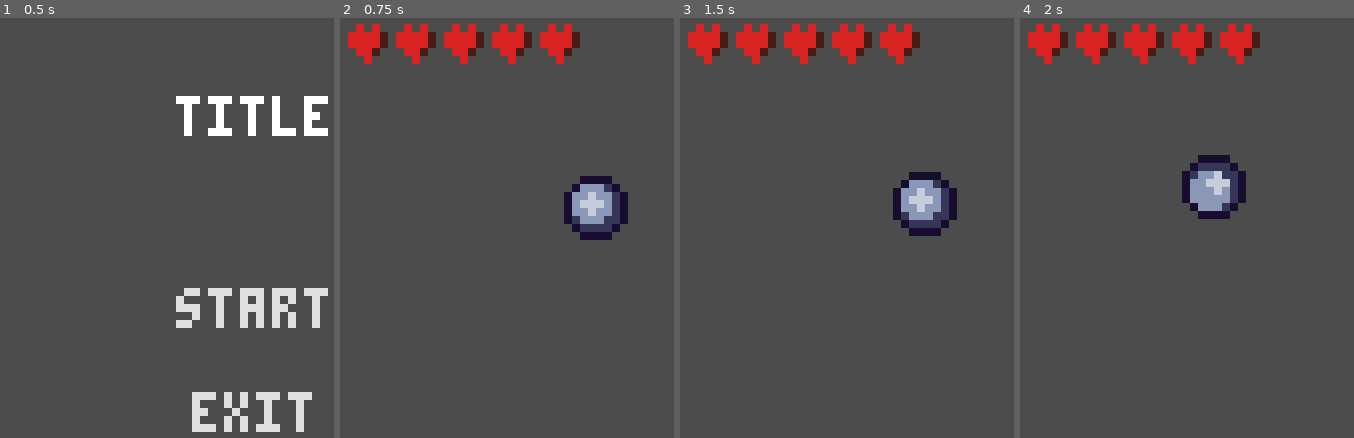
Above: before the commit, frames 1-4 (left to right).
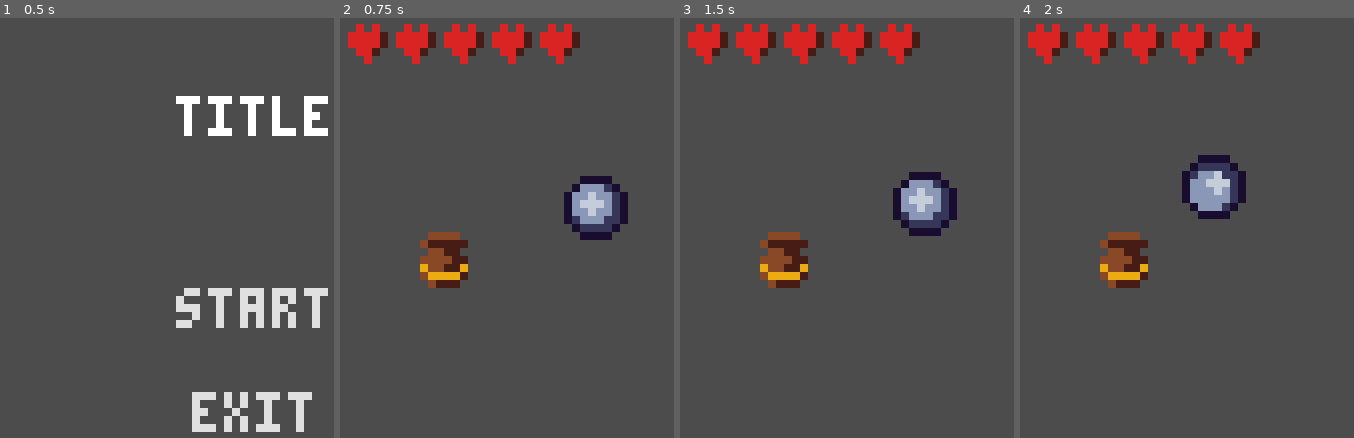
Above: after the commit, the same moments.

Repository: svntax/LowRezJam2020
Game: Godot game, scene res://Main.tscn
Same seed, same stepped clock (60 frames per second), same inputs: the game is played once before the commit and once after it.
Inputs (mouse positions are in pixels of both pictures, inside the frame that each line leads up to):
- Up to frame 1 (0.5 s): no input
- Up to frame 2 (0.75 s): click "START" at 0.5 s
- Up to frame 3 (1.5 s): tap Enter at 1.25 s; move the mouse to (outside the picture) at 1.27 s; click (outside the picture) at 1.35 s
- Up to frame 4 (2 s): no input

Frame 1 is identical in both runs. In frame 2, 1.6% of the frame differs, in the area x 23-39%, y 50-65%; in frame 3, 1.6%; in frame 4, 1.6%.

Commit message:
Added breakable pots with shatter effect.

Diff:
--- /dev/null
+++ b/Environment/Pots/Pot.gd
@@ -0,0 +1,39 @@
+extends KinematicBody2D
+
+const PotNormalShard = preload("res://Environment/Pots/PotNormalShard.tscn")
+
+const STOP_THRESHOLD = 0.0015
+onready var damping = 0.95
+onready var velocity : Vector2 = Vector2()
+onready var reflected_velocity : Vector2 = Vector2()
+
+onready var sprite_normal = $Pot
+onready var sprite_broken = $Broken
+onready var collision_shape = $Collision
+
+func _physics_process(_delta):
+	var collision = move_and_collide(velocity + reflected_velocity)
+	if collision:
+		velocity = velocity.bounce(collision.normal)
+
+	velocity *= damping
+
+	if velocity.length() <= STOP_THRESHOLD:
+		velocity.x = 0
+		velocity.y = 0
+
+	if reflected_velocity.length() > 0:
+		reflected_velocity = reflected_velocity.linear_interpolate(Vector2.ZERO, 0.12)
+
+func set_velocity(vel : Vector2) -> void:
+	velocity = vel
+
+func shatter() -> void:
+	# TODO: loot drop
+	sprite_normal.hide()
+	collision_shape.disabled = true
+	for i in range(2):
+		var shard = PotNormalShard.instance()
+		add_child(shard)
+		var vel = Vector2(0.7, 0).rotated(rand_range(0, 2*PI))
+		shard.set_velocity(vel)
--- /dev/null
+++ b/Environment/Pots/PotNormal.tscn
@@ -0,0 +1,23 @@
+[gd_scene load_steps=5 format=2]
+
+[ext_resource path="res://Environment/Pots/pot_brown.png" type="Texture" id=1]
+[ext_resource path="res://Environment/Pots/Pot.gd" type="Script" id=2]
+[ext_resource path="res://Environment/Pots/pot_brown_broken.png" type="Texture" id=3]
+
+[sub_resource type="RectangleShape2D" id=1]
+extents = Vector2( 3, 3.5 )
+
+[node name="PotNormal" type="KinematicBody2D" groups=[
+"Pots",
+]]
+script = ExtResource( 2 )
+
+[node name="Broken" type="Sprite" parent="."]
+texture = ExtResource( 3 )
+
+[node name="Pot" type="Sprite" parent="."]
+texture = ExtResource( 1 )
+
+[node name="Collision" type="CollisionShape2D" parent="."]
+position = Vector2( 0, 0.5 )
+shape = SubResource( 1 )
--- /dev/null
+++ b/Environment/Pots/PotNormalShard.tscn
@@ -0,0 +1,52 @@
+[gd_scene load_steps=8 format=2]
+
+[ext_resource path="res://Environment/Pots/PotShard.gd" type="Script" id=1]
+[ext_resource path="res://Environment/Pots/pot_brown_shard03.png" type="Texture" id=2]
+[ext_resource path="res://Environment/Pots/pot_brown_shard02.png" type="Texture" id=3]
+[ext_resource path="res://Environment/Pots/pot_brown_shard01.png" type="Texture" id=4]
+
+[sub_resource type="RectangleShape2D" id=1]
+extents = Vector2( 1.5, 1.5 )
+
+[sub_resource type="RectangleShape2D" id=2]
+extents = Vector2( 2, 1 )
+
+[sub_resource type="RectangleShape2D" id=3]
+extents = Vector2( 1, 1 )
+
+[node name="PotNormalShard" type="KinematicBody2D"]
+collision_layer = 0
+script = ExtResource( 1 )
+__meta__ = {
+"_edit_group_": true
+}
+
+[node name="Sprite1" type="Sprite" parent="."]
+visible = false
+texture = ExtResource( 4 )
+
+[node name="Sprite2" type="Sprite" parent="."]
+visible = false
+texture = ExtResource( 3 )
+
+[node name="Sprite3" type="Sprite" parent="."]
+visible = false
+texture = ExtResource( 2 )
+
+[node name="Collision1" type="CollisionShape2D" parent="."]
+position = Vector2( -0.5, -0.5 )
+shape = SubResource( 1 )
+disabled = true
+
+[node name="Collision2" type="CollisionShape2D" parent="."]
+shape = SubResource( 2 )
+disabled = true
+
+[node name="Collision3" type="CollisionShape2D" parent="."]
+shape = SubResource( 3 )
+disabled = true
+
+[node name="LifeTimer" type="Timer" parent="."]
+wait_time = 2.0
+one_shot = true
+[connection signal="timeout" from="LifeTimer" to="." method="_on_LifeTimer_timeout"]
--- /dev/null
+++ b/Environment/Pots/PotShard.gd
@@ -0,0 +1,32 @@
+extends KinematicBody2D
+
+const STOP_THRESHOLD = 0.0015
+onready var damping = 0.85
+onready var velocity : Vector2 = Vector2()
+onready var reflected_velocity : Vector2 = Vector2()
+
+func _ready():
+	var choice = randi() % 3 + 1
+	get_node("Sprite" + str(choice)).show()
+	get_node("Collision" + str(choice)).disabled = false
+	$LifeTimer.start()
+
+func _physics_process(_delta):
+	var collision = move_and_collide(velocity + reflected_velocity)
+	if collision:
+		velocity = velocity.bounce(collision.normal)
+
+	velocity *= damping
+
+	if velocity.length() <= STOP_THRESHOLD:
+		velocity.x = 0
+		velocity.y = 0
+
+	if reflected_velocity.length() > 0:
+		reflected_velocity = reflected_velocity.linear_interpolate(Vector2.ZERO, 0.12)
+
+func set_velocity(vel : Vector2) -> void:
+	velocity = vel
+
+func _on_LifeTimer_timeout():
+	queue_free()
--- a/Gameplay.tscn
+++ b/Gameplay.tscn
@@ -1,9 +1,10 @@
-[gd_scene load_steps=6 format=2]
+[gd_scene load_steps=7 format=2]
 
 [ext_resource path="res://Player/Player.tscn" type="PackedScene" id=1]
 [ext_resource path="res://Player/heart.png" type="Texture" id=2]
 [ext_resource path="res://HpUI.gd" type="Script" id=3]
 [ext_resource path="res://Player/heart_empty.png" type="Texture" id=4]
+[ext_resource path="res://Environment/Pots/PotNormal.tscn" type="PackedScene" id=5]
 
 [sub_resource type="RectangleShape2D" id=1]
 extents = Vector2( 32, 2 )
@@ -12,6 +13,9 @@
 __meta__ = {
 "_edit_lock_": true
 }
+
+[node name="PotNormal" parent="." instance=ExtResource( 5 )]
+position = Vector2( 13, 30 )
 
 [node name="Player" parent="." instance=ExtResource( 1 )]
 position = Vector2( 32, 24 )
@@ -37,6 +41,7 @@
 script = ExtResource( 3 )
 __meta__ = {
 "_edit_group_": true,
+"_edit_lock_": true,
 "_edit_use_anchors_": false
 }
 
--- a/Player/Player.gd
+++ b/Player/Player.gd
@@ -5,6 +5,8 @@
 onready var charge_time = 0
 onready var mouse_pressed = false
 onready var right_mouse_pressed = false
+
+const POT_SHATTER_THRESHOLD = 0.8
 
 const STOP_THRESHOLD = 0.0015
 onready var damping = 0.95
@@ -44,6 +46,14 @@
 	var collision = move_and_collide(velocity + reflected_velocity)
 	if collision:
 		velocity = velocity.bounce(collision.normal)
+		# Speed scaling for pots
+		if collision.collider.is_in_group("Pots"):
+			print(velocity.length())
+			if velocity.length() >= POT_SHATTER_THRESHOLD:
+				collision.collider.shatter()
+			else:
+				# No recoil
+				pass
 
 	velocity *= damping
 
--- a/Player/Player.tscn
+++ b/Player/Player.tscn
@@ -43,6 +43,7 @@
 }
 
 [node name="Player" type="KinematicBody2D"]
+collision_layer = 2
 script = ExtResource( 1 )
 
 [node name="CollisionShape2D" type="CollisionShape2D" parent="."]
--- a/project.godot
+++ b/project.godot
@@ -39,6 +39,11 @@
  ]
 }
 
+[layer_names]
+
+2d_physics/layer_1="SOLID"
+2d_physics/layer_2="PLAYER"
+
 [physics]
 
 2d/default_gravity=0
Binary file added: Environment/Pots/pot_brown.png
Not shown, added: Environment/Pots/pot_brown.png.import
Binary file added: Environment/Pots/pot_brown_broken.png
Not shown, added: Environment/Pots/pot_brown_broken.png.import
Binary file added: Environment/Pots/pot_brown_shard01.png
Not shown, added: Environment/Pots/pot_brown_shard01.png.import
Binary file added: Environment/Pots/pot_brown_shard02.png
Not shown, added: Environment/Pots/pot_brown_shard02.png.import
Binary file added: Environment/Pots/pot_brown_shard03.png
Not shown, added: Environment/Pots/pot_brown_shard03.png.import
Binary file added: Environment/Pots/pot_silver.png
Not shown, added: Environment/Pots/pot_silver.png.import
